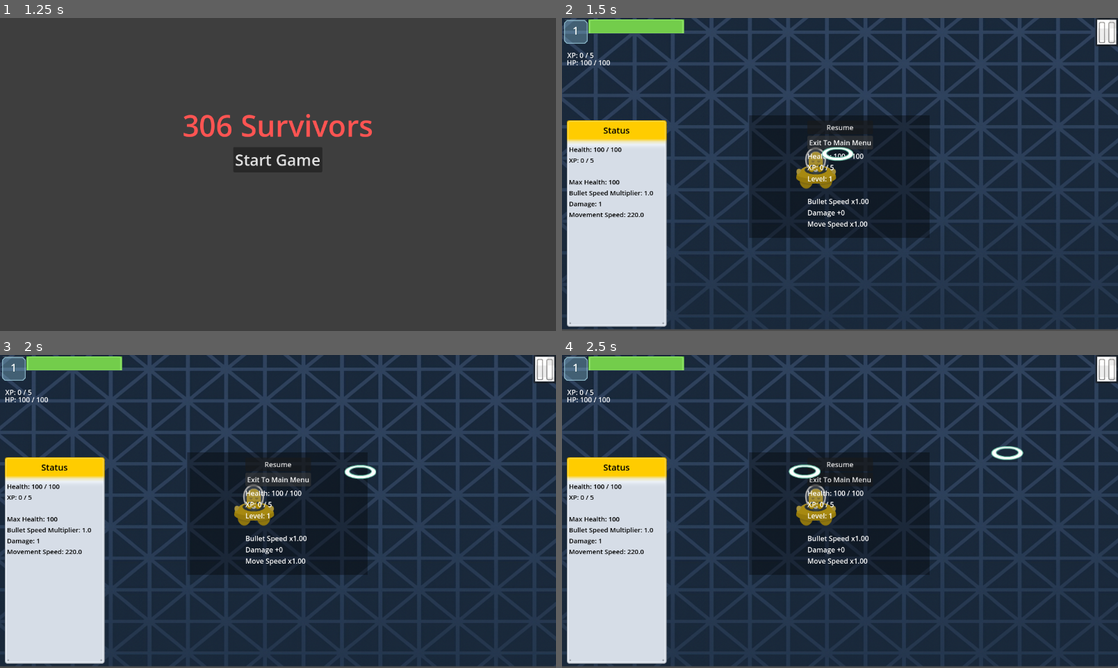
Above: before the commit, frames 1-4 (two rows, left to right).
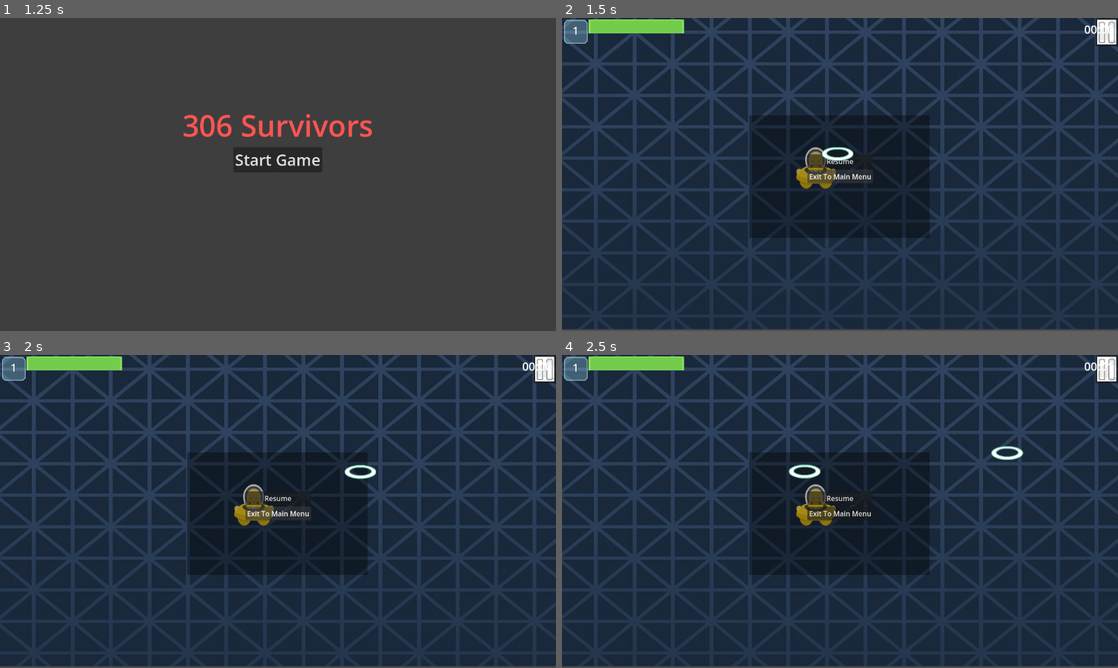
Above: after the commit, the same moments.

Repository: Ahmet-CSS/Spaceship-Game
Game: Godot game, scene res://UI/GameOverMenu.tscn
Two runs of this game, one before a commit and one after it. Both use one fixed random seed, a clock stepped at 60 frames per second and the inputs below. This scene is started directly instead of the project's main scene.
Inputs (mouse positions are in pixels of both pictures, inside the frame that each line leads up to):
- Up to frame 1 (1.25 s): click "Title" at 0.5 s
- Up to frame 2 (1.5 s): click "Start Game" at 1.25 s
- Up to frame 3 (2 s): no input
- Up to frame 4 (2.5 s): click (1106, 370) at 2 s

Frame 1 is identical in both runs. In frame 2, 13% of the frame differs, in the area x 0-99%, y 2-99%; in frame 3, 13%; in frame 4, 13%.

Commit message:
Added survival timer, moved status panel to pause menu, clean up SFX, minor UI fixes, restructured upgrade system into independent UpgradeData resource class, moved all player data to PlayerStatus

Diff:
--- a/survivor/Enemy/enemy.gd
+++ b/survivor/Enemy/enemy.gd
@@ -1,3 +1,4 @@
+#enemy.gd
 class_name Enemy
 
 extends Area2D
--- a/survivor/Enemy/enemy_spawner.gd
+++ b/survivor/Enemy/enemy_spawner.gd
@@ -1,3 +1,4 @@
+#enemy_spawner.gd
 extends CollisionShape2D
 
 var _player: Node2D = null
@@ -35,7 +36,11 @@
 	enemies.clear()
 
 	# Mark start time for capacity growth
-	_start_ms = Time.get_ticks_msec()
+	var game := get_tree().current_scene
+	if game != null and "start_ms" in game:
+		_start_ms = game.start_ms
+	else:
+		_start_ms = Time.get_ticks_msec()
 
 	_player = get_tree().get_first_node_in_group(GROUP_PLAYER) as Player
 
--- a/survivor/Enemy/health_bar.gd
+++ b/survivor/Enemy/health_bar.gd
@@ -1,3 +1,4 @@
+#health_baar.gd
 extends Node2D
 
 func _draw() -> void:
--- a/survivor/Player/bullet.gd
+++ b/survivor/Player/bullet.gd
@@ -1,3 +1,4 @@
+#bullet.gd
 extends Area2D
 
 # Bullet travel speed
--- a/survivor/Player/player.gd
+++ b/survivor/Player/player.gd
@@ -1,3 +1,4 @@
+#player.gd
 class_name Player # allows this script to be treated as type Player
 
 extends CharacterBody2D	# indicates the type of Node this script is attached to
@@ -66,7 +67,7 @@
 	if "target" in b: b.target = target
 	var dmg := base_bullet_damage
 	if stats != null:
-		dmg += stats.damage_plus
+		dmg = stats.base_bullet_damage + stats.damage_plus
 	if "damage" in b:
 		b.damage = dmg
 	get_tree().current_scene.add_child(b)
@@ -78,7 +79,7 @@
 	var input_dir = Input.get_vector("left","right","up","down")
 	var spd := base_speed
 	if stats != null:
-		spd *= stats.move_speed_mul
+		spd = stats.base_speed * stats.move_speed_mul
 	velocity = input_dir * spd
 	if input_dir.length() > 0.01:
 		if !_moving:
--- a/survivor/Resources/PlayerStats.gd
+++ b/survivor/Resources/PlayerStats.gd
@@ -1,3 +1,4 @@
+#PlayerStatus.gd
 extends Node
 class_name PlayerStatus
 
@@ -8,6 +9,9 @@
 var max_hp: int = 100
 var hp: int = max_hp
 
+var base_speed: float = 220.0
+var base_bullet_damage: int = 1
+
 var bullet_speed_mul: float = 1.0
 var move_speed_mul: float = 1.0
 var damage_plus: int = 0
@@ -16,7 +20,8 @@
 @export var xp_growth: float = 1.25
 var xp_to_next: int = xp_base
 
-const UPGRADE_KEYS := ["bullet_speed", "damage", "move_speed", "max_hp"]
+const UpgradeDataScript := preload("res://Resources/UpgradeData.gd")
+var upgrade_data = UpgradeDataScript.new()
 
 func _xp_required_for(lvl: int) -> int:
 	return int(round(xp_base * pow(xp_growth, float(lvl - 1))))
@@ -48,23 +53,13 @@
 	cal_xp_needed()
 
 func _roll_options() -> Array:
-	var bag := UPGRADE_KEYS.duplicate()
-	bag.shuffle()
-	return [_build_opt(bag[0]), _build_opt(bag[1])]
+	return upgrade_data.roll_options()
 
-
-func _build_opt(key: String) -> Dictionary:
-	match key:
-		"bullet_speed":
-			return {"key": key, "title": "Bullet Speed", "desc": "Increase bullet speed"}
-		"damage":
-			return {"key": key, "title": "Damage", "desc": "Increase bullet damage"}
-		"move_speed":
-			return {"key": key, "title": "Move Speed", "desc": "Increase movement speed"}
-		"max_hp":
-			return {"key": key, "title": "Max Health", "desc": "Increase maximum health"}
-	return {"key": key, "title": key, "desc": ""}
-
+func init_from_player(p: Player) -> void:
+	base_speed = p.base_speed
+	base_bullet_damage = p.base_bullet_damage
+	cal_xp_needed()
+	emit_signal("stats_changed")
 
 func add_xp(amount: int) -> void:
 	print("[XP] add_xp called, amount=", amount, "  curr_xp=", xp)
--- /dev/null
+++ b/survivor/Resources/UpgradeData.gd
@@ -0,0 +1,25 @@
+#UpgradeData.gd
+extends RefCounted
+class_name UpgradeData
+
+const UPGRADE_KEYS := ["bullet_speed", "damage", "move_speed", "max_hp"]
+
+func roll_options() -> Array:
+	var bag := UPGRADE_KEYS.duplicate()
+	bag.shuffle()
+	return [
+		build_opt(bag[0]),
+		build_opt(bag[1])
+	]
+
+func build_opt(key: String) -> Dictionary:
+	match key:
+		"bullet_speed":
+			return {"key": key, "title": "Bullet Speed", "desc": "Increase bullet speed"}
+		"damage":
+			return {"key": key, "title": "Damage", "desc": "Increase bullet damage"}
+		"move_speed":
+			return {"key": key, "title": "Move Speed", "desc": "Increase movement speed"}
+		"max_hp":
+			return {"key": key, "title": "Max Health", "desc": "Increase maximum health"}
+	return {"key": key, "title": key, "desc": ""}
--- a/survivor/Resources/XPPickup.gd
+++ b/survivor/Resources/XPPickup.gd
@@ -1,3 +1,4 @@
+#XPPickup.gd
 class_name XPPickup
 extends Area2D
 
--- a/survivor/Resources/bullet_scene.tscn
+++ /dev/null
@@ -1,3 +0,0 @@
-[gd_scene format=3 uid="uid://bsvtmc6ahsfie"]
-
-[node name="BulletScene" type="Area2D"]
--- a/survivor/Scenes/game.gd
+++ b/survivor/Scenes/game.gd
@@ -1,3 +1,4 @@
+#game.gd
 extends Node
 
 # Overlay scenes
@@ -13,65 +14,66 @@
 @onready var sfx_move      := $Audio/sfx_move
 @onready var sfx_clickUI   := $Audio/sfx_clickUI
 @onready var sfx_ui        := $Audio/sfx_UI
+@onready var hud_hpxp      := $HPXP_UI
+@onready var detail_status := $DetailStatus_UI
 
-
-@onready var pause_button: Button = $PauseButton   # NEW
+enum GameState { PLAYING, PAUSED, LEVELUP, GAME_OVER }
+var state: GameState = GameState.PLAYING
 
 var paused: bool = false
 var player_stats: PlayerStatus = PlayerStatus.new()
 # Game start timestamp
 var start_ms: int = 0
-
+var elapsed_time: float = 0.0
 
 func _ready() -> void:
 	randomize()
+	elapsed_time = 0.0
 	$Audio/bgm.play()
 	# Store start time
 	start_ms = Time.get_ticks_msec()
+
+	if detail_status:
+		detail_status.visible = false
 	# Binding player stats and death handler
 	$Player.stats = player_stats
 	$Player.died.connect(_on_player_died)
-
+	player_stats.init_from_player($Player)
 
 	for u in get_tree().get_nodes_in_group("ui"):
 		if "bind_stats" in u:
 			u.bind_stats(player_stats)
 	player_stats.level_up_ready.connect(_on_level_up_ready)
-	pause_button.pressed.connect(_on_pause_button_pressed)  # NEW
 
+func _process(delta: float) -> void:
+	if state == GameState.PLAYING:
+		elapsed_time += delta
+		if hud_hpxp and "set_time" in hud_hpxp:
+			hud_hpxp.set_time(elapsed_time)
 
-func _show_pause_menu() -> void:                            # CHANGED
-	if paused:                                              # NEW
-		return                                               # NEW
-
-	sfx("ui")                                               # NEW
-	Engine.time_scale = 0.0                                 # NEW
-
-	var pause_menu_inst = pause_menu.instantiate() as PauseMenu  # CHANGED
-
-	add_child(pause_menu_inst)                              # NEW (moved earlier so @onready vars are valid)
-	pause_menu_inst.resume.connect(resume)                  # NEW
-	pause_menu_inst.bind_stats(player_stats)                # NEW
-
-	paused = true                                           # NEW
-
-
-func _on_pause_button_pressed() -> void:            # NEW
-	_show_pause_menu()                               # NEW
-
-func sfx(name: String) -> void:
-	match name:
-		"shoot":     $Audio/sfx_shoot.play()
-		"hit":       $Audio/sfx_hit.play()
-		"takedmg":   $Audio/sfx_takedamage.play()
-		"xp":        $Audio/sfx_xp.play()
-		"move":      $Audio/sfx_move.play()
-		"click":     $Audio/sfx_clickUI.play()
-		"ui":        $Audio/sfx_UI.play()
+func sfx(kind: String) -> void:
+	match kind:
+		"shoot":
+			$Audio/sfx_shoot.play()
+		"hit":
+			$Audio/sfx_hit.play()
+		"takedmg":
+			$Audio/sfx_takedamage.play()
+		"xp":
+			$Audio/sfx_xp.play()
+		"move_on":
+			$Audio/sfx_move.play()
+		"move_off":
+			$Audio/sfx_move.stop()
+		"click":
+			$Audio/sfx_clickUI.play()
+		"ui":
+			$Audio/sfx_UI.play()
 
 
 func _on_level_up_ready(options: Array) -> void:
-	sfx("ui_open")
+	state = GameState.LEVELUP
+	sfx("ui")
 	print("[LVL-UP] received options: ", options)
 	if levelup_menu == null: return
 	var m = levelup_menu.instantiate()
@@ -80,30 +82,37 @@
 	m.chosen.connect(func(key: String):
 		player_stats.apply_upgrade(key)
 		Engine.time_scale = 1.0
+		state = GameState.PLAYING
 	)
 
 func _on_player_died() -> void:
 	# Freeze time and show game-over menu
+	state = GameState.GAME_OVER
 	Engine.time_scale = 0.0
+	if detail_status:
+		detail_status.visible = false
 	if game_over_menu:
 		var m = game_over_menu.instantiate()
 		add_child(m)
 
 func _input(event: InputEvent) -> void:
-	if event.is_action_released("pause") and !paused:
+	if event.is_action_released("pause") and state == GameState.PLAYING and !paused:
+		sfx("ui")
+		Engine.time_scale = 0.0
+		var pause_menu_inst = pause_menu.instantiate()
+		pause_menu_inst.resume.connect(resume)
+		paused = true
+		state = GameState.PAUSED
+		add_child(pause_menu_inst)
 
-		_show_pause_menu()                           # NEW
-		sfx("ui")
-		Engine.time_scale = 0.0 #This pauses time. Essentially this multiplies delta by 0 for everything every frame. By default it is 1.
-		var pause_menu_inst = pause_menu.instandwstiate() as PauseMenu #Makes an instance of the pause menu
-		pause_menu_inst.resume.connect(resume)  #Connects to the pause menus unpause signal so the pause menu can let us know when it dies
-
-		pause_menu_inst.bind_stats(player_stats) # new
-
-		paused = true #Tracks that the game is paused so we can't repause the game
-		self.add_child(pause_menu_inst) #Adds the pause menu to the scene tree
+		if detail_status:
+			detail_status.visible = true
 
 func resume() -> void:
 	sfx("ui")
-	Engine.time_scale = 1.0 #Starts time again
-	paused = false #Tracks the game is unpaused
+	Engine.time_scale = 1.0
+	state = GameState.PLAYING
+	paused = false
+
+	if detail_status:
+		detail_status.visible = false
--- a/survivor/Scenes/title_screen.gd
+++ b/survivor/Scenes/title_screen.gd
@@ -1,3 +1,4 @@
+#title_screen.gd
 extends Control
 
 var game_scene: PackedScene = load("res://Scenes/game.tscn")
--- a/survivor/UI/detail_status_ui.gd
+++ b/survivor/UI/detail_status_ui.gd
@@ -1,3 +1,4 @@
+#detail_status_ui.gd
 extends CanvasLayer
 
 @onready var body: Label = $"NinePatchRect/StatusTitle/Status"
@@ -20,18 +21,9 @@
 	lines.append("")
 	lines.append("Max Health: %d" % stats.max_hp)
 	lines.append("Bullet Speed Multiplier: %.1f" % stats.bullet_speed_mul)
-	var game := get_tree().current_scene
-	var base_dmg := 1
-	if game and game.has_node("Player"):
-		var p := game.get_node("Player")
-		if "base_bullet_damage" in p:
-			base_dmg = int(p.base_bullet_damage)
-	lines.append("Damage: %d" % (base_dmg + stats.damage_plus))
+	lines.append("Damage: %d" % (stats.base_bullet_damage + stats.damage_plus))
 
-	if game and game.has_node("Player"):
-		var p := game.get_node("Player")
-		if "base_speed" in p:
-			var move_speed := float(p.base_speed) * stats.move_speed_mul
-			lines.append("Movement Speed: %.1f" % move_speed)
+	var move_speed: float = stats.base_speed * stats.move_speed_mul
+	lines.append("Movement Speed: %.1f" % move_speed)
 
 	body.text = "\n".join(lines)
--- a/survivor/UI/game_over_menu.gd
+++ b/survivor/UI/game_over_menu.gd
@@ -1,10 +1,11 @@
+#game_over_menu.gd
 extends Control
 
 func _ready() -> void:
 	$CenterContainer/VBoxContainer/RestartButton.pressed.connect(_on_restart)
 	$CenterContainer/VBoxContainer/TitleButton.pressed.connect(_on_title)
 
-func _play_click_global() -> void:
+func _play_click() -> void:
 	var p := AudioStreamPlayer.new()
 	p.bus = "SFX"
 	p.stream = preload("res://Assets/audio/mixkit-clicking-on-UI-button-2037.mp3")
@@ -14,11 +15,11 @@
 	p.finished.connect(p.queue_free)
 
 func _on_restart() -> void:
-	_play_click_global()
+	_play_click()
 	Engine.time_scale = 1.0
 	get_tree().change_scene_to_file("res://Scenes/game.tscn")
 
 func _on_title() -> void:
-	_play_click_global()
+	_play_click()
 	Engine.time_scale = 1.0
 	get_tree().change_scene_to_file("res://Scenes/title_screen.tscn")
--- a/survivor/UI/hpxp_ui.gd
+++ b/survivor/UI/hpxp_ui.gd
@@ -1,14 +1,13 @@
+#hpxp_ui.gd
 extends CanvasLayer
 
 @onready var health_bar = $Health
 @onready var xp_bar     = $XP
 @onready var level_label: Label = $Frame/LvlText
-
-
-@onready var hp_label: Label = $HPLabel      # new label for hp
-@onready var xp_label: Label = $XPLabel      # new label for xp
+@onready var time_label: Label  = $Frame/TimeText
 
 var stats: PlayerStatus
+var current_time_sec: float = 0.0
 
 func bind_stats(s: PlayerStatus) -> void:
 	if stats and stats.stats_changed.is_connected(_on_stats_changed):
@@ -27,6 +26,10 @@
 	xp_bar.max_value     = stats.xp_to_next
 	xp_bar.value         = stats.xp_in_level()
 
-	## numbers in top left
-	hp_label.text = "HP: %d / %d" % [stats.hp, stats.max_hp]
-	xp_label.text = "XP: %d / %d" % [stats.xp_in_level(), stats.xp_to_next]
+func set_time(t: float) -> void:
+	current_time_sec = t
+	var total := int(current_time_sec)
+	@warning_ignore("integer_division")
+	var minutes := total / 60
+	var seconds := total % 60
+	time_label.text = "%02d:%02d" % [minutes, seconds]
--- a/survivor/UI/hpxp_ui.tscn
+++ b/survivor/UI/hpxp_ui.tscn
@@ -53,14 +53,16 @@
 horizontal_alignment = 1
 vertical_alignment = 1
 
-[node name="HPLabel" type="Label" parent="."]
-offset_left = 11.0
-offset_top = 91.0
-offset_right = 51.0
-offset_bottom = 114.0
-
-[node name="XPLabel" type="Label" parent="."]
-offset_left = 12.0
-offset_top = 74.0
-offset_right = 52.0
-offset_bottom = 97.0
+[node name="TimeText" type="Label" parent="Frame"]
+anchors_preset = 1
+anchor_left = 1.0
+anchor_right = 1.0
+offset_left = 2023.5203
+offset_top = -49.999996
+offset_right = 2108.545
+offset_bottom = 3.0000038
+grow_horizontal = 0
+scale = Vector2(1.5, 1.5)
+theme_override_font_sizes/font_size = 32
+horizontal_alignment = 1
+vertical_alignment = 1
--- a/survivor/UI/level_up_menu.gd
+++ b/survivor/UI/level_up_menu.gd
@@ -1,3 +1,4 @@
+#level_up_menu.gd
 extends CanvasLayer
 signal chosen(key: String)
 
--- a/survivor/UI/pause_menu.gd
+++ b/survivor/UI/pause_menu.gd
@@ -1,3 +1,4 @@
+#pause_menu.gd
 extends Control
 class_name PauseMenu
 
@@ -5,41 +6,7 @@
 
 var main_menu: PackedScene = load("res://Scenes/title_screen.tscn")
 
-
-@onready var vbox: VBoxContainer = $Container         # NEW
-@onready var stats_label: Label = $Container/StatsLabel  # NEW
-
-var stats: PlayerStatus = null                            # NEW
-
-
-
-
-
-func bind_stats(s: PlayerStatus) -> void:                 # NEW
-	stats = s
-	stats.stats_changed.connect(_update_stats)
-	_update_stats()
-
-
-func _update_stats() -> void:
-	if stats == null or stats_label == null:          # NEW
-		return                            # NEW
-	var lines := []
-	lines.append("Health: %d / %d" % [stats.hp, stats.max_hp])
-	lines.append("XP: %d / %d" % [stats.xp_in_level(), stats.xp_to_next])
-	lines.append("Level: %d" % stats.level())
-	lines.append("")
-	lines.append("Bullet Speed x%.2f" % stats.bullet_speed_mul)
-	lines.append("Damage +%d" % stats.damage_plus)
-	lines.append("Move Speed x%.2f" % stats.move_speed_mul)
-
-	stats_label.text = "\n".join(lines)
-
-# -------------------
-
-
-
-func _play_click_global() -> void:
+func _play_click() -> void:
 	var p := AudioStreamPlayer.new()
 	p.bus = "SFX"
 	p.stream = preload("res://Assets/audio/mixkit-clicking-on-UI-button-2037.mp3")
@@ -48,18 +15,13 @@
 	p.play()
 	p.finished.connect(p.queue_free)
 
-func _click():
-	var sfx := get_tree().current_scene.get_node("Audio/sfx_clickUI") as AudioStreamPlayer
-	if sfx: sfx.play()
+func _on_resume_button_up() -> void:
+	_play_click()
+	resume.emit()
+	queue_free()
 
-func _on_resume_button_up() -> void: #Signals the game to continue and removes itself from the scene tree
-	_click()
-	resume.emit()
-	self.queue_free()
-
-
-func _on_exit_button_up() -> void: #Tells the game to unfreeze time and then switches to the main_menu
-	_play_click_global()
+func _on_exit_button_up() -> void:
+	_play_click()
 	resume.emit()
 	Engine.time_scale = 1.0
 	get_tree().change_scene_to_packed(main_menu)
--- a/survivor/assets/audio/Audio1.tscn
+++ /dev/null
@@ -1,34 +0,0 @@
-[gd_scene load_steps=8 format=3 uid="uid://ds4yd4qpr27j7"]
-
-[ext_resource type="AudioStream" uid="uid://cpj43h3rifslc" path="res://Assets/audio/mixkit-Backround-music-686.mp3" id="1_pr1ey"]
-[ext_resource type="AudioStream" uid="uid://cmdq4tci0jxjv" path="res://Assets/audio/mixkit-sci-fi-laser-in-space-sound-2825.wav" id="2_8cyr3"]
-[ext_resource type="AudioStream" uid="uid://c3ccvilc62now" path="res://Assets/audio/mixkit-projectile-collides-with-enemy-757.wav" id="3_crj2t"]
-[ext_resource type="AudioStream" uid="uid://ddcjrtnm51m5f" path="res://Assets/audio/mixkit-player-takes-damage-2053.wav" id="4_rcmh8"]
-[ext_resource type="AudioStream" uid="uid://c6aj2dem1iske" path="res://Assets/audio/mixkit-player-picks-XP-2043.wav" id="5_clkxc"]
-[ext_resource type="AudioStream" uid="uid://djtmf58gjyyk0" path="res://Assets/audio/mixkit-player-moving-3026.wav" id="6_2e3tj"]
-[ext_resource type="AudioStream" uid="uid://b0p087l11oyo1" path="res://Assets/audio/mixkit-clicking-on-UI-button-2037.mp3" id="7_tdb6l"]
-
-[node name="Audio" type="Node"]
-
-[node name="bgm" type="AudioStreamPlayer" parent="."]
-stream = ExtResource("1_pr1ey")
-
-[node name="sfx_shoot" type="AudioStreamPlayer" parent="."]
-stream = ExtResource("2_8cyr3")
-
-[node name="sfx_hit" type="AudioStreamPlayer" parent="."]
-stream = ExtResource("3_crj2t")
-
-[node name="sfx_takedamage" type="AudioStreamPlayer" parent="."]
-stream = ExtResource("4_rcmh8")
-
-[node name="sfx_xp" type="AudioStreamPlayer" parent="."]
-stream = ExtResource("5_clkxc")
-
-[node name="sfx_move" type="AudioStreamPlayer" parent="."]
-stream = ExtResource("6_2e3tj")
-
-[node name="sfx_clickUI" type="AudioStreamPlayer" parent="."]
-stream = ExtResource("7_tdb6l")
-
-[node name="sfx_UI" type="AudioStreamPlayer" parent="."]
--- a/survivor/scripts/enemy_spawner.gd
+++ /dev/null
@@ -1,17 +0,0 @@
-extends Node2D
-
-@export var enemy_scene: PackedScene = preload("res://scenes/Enemy.tscn")
-@export var spawn_position := Vector2(400, 300)
-
-func _ready() -> void:
-	spawn_enemy()
-
-func spawn_enemy():
-	var enemy = enemy_scene.instantiate()
-	enemy.position = spawn_position
-	add_child(enemy)
-
-	enemy.connect("enemy_killed", Callable(self, "_on_enemy_killed"))
-
-func _on_enemy_killed():
-	spawn_enemy()
--- a/survivor/scripts/laser.gd
+++ b/survivor/scripts/laser.gd
@@ -1,3 +1,4 @@
+#laser.gd
 extends Area2D
 
 @export var speed := 600.0
--- a/survivor/scripts/level.gd
+++ b/survivor/scripts/level.gd
@@ -1,26 +1,27 @@
-#extends Node2D
-#
-## load scene
-#var enemy_scene: PackedScene = load("res://scenes/enemy.tscn")
-#var laser_scene: PackedScene = load("res://scenes/laser.tscn")
-#
-#func _on_timer_timeout() -> void:
-	## create an instance
-	#var enemy = enemy_scene.instantiate()
-	#
-	## attach the node to the scene tree
-	#$Enemies.add_child(enemy)
-	#
-#
-#func _on_player_laser(pos: Vector2) -> void:
-	#var laser = laser_scene.instantiate()
-	#laser.position = pos
-	#
-	##set direction to enemy
-	#if $Enemies.get_child_count() > 0:
-		#var enemy = $Enemies.get_child(0)
-		#laser.direction = (enemy.global_position - pos).normalized()
-	#else:
-		#laser.direction = Vector2.UP
-	#
-	#$Lasers.add_child(laser)
+#level.gd
+extends Node2D
+
+# load scene
+var enemy_scene: PackedScene = load("res://scenes/enemy.tscn")
+var laser_scene: PackedScene = load("res://scenes/laser.tscn")
+
+func _on_timer_timeout() -> void:
+	# create an instance
+	var enemy = enemy_scene.instantiate()
+
+	# attach the node to the scene tree
+	$Enemies.add_child(enemy)
+
+
+func _on_player_laser(pos: Vector2) -> void:
+	var laser = laser_scene.instantiate()
+	laser.position = pos
+
+	#set direction to enemy
+	if $Enemies.get_child_count() > 0:
+		var enemy = $Enemies.get_child(0)
+		laser.direction = (enemy.global_position - pos).normalized()
+	else:
+		laser.direction = Vector2.UP
+
+	$Lasers.add_child(laser)
Not shown, added: survivor/Resources/UpgradeData.gd.uid
Not shown: 1 places in survivor/Scenes/title_screen.tscn that only renumber resources
Not shown: 1 places in survivor/assets/audio/Audio.tscn that only renumber resources
Not shown, removed: survivor/scripts/enemy_spawner.gd.uid
